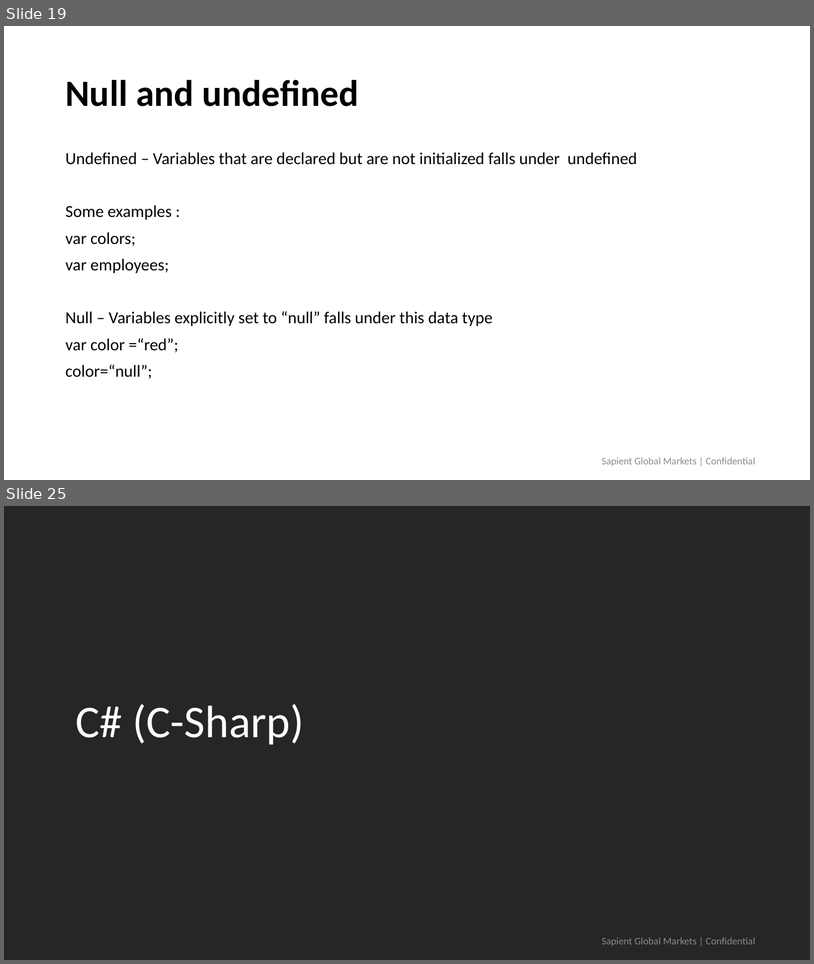
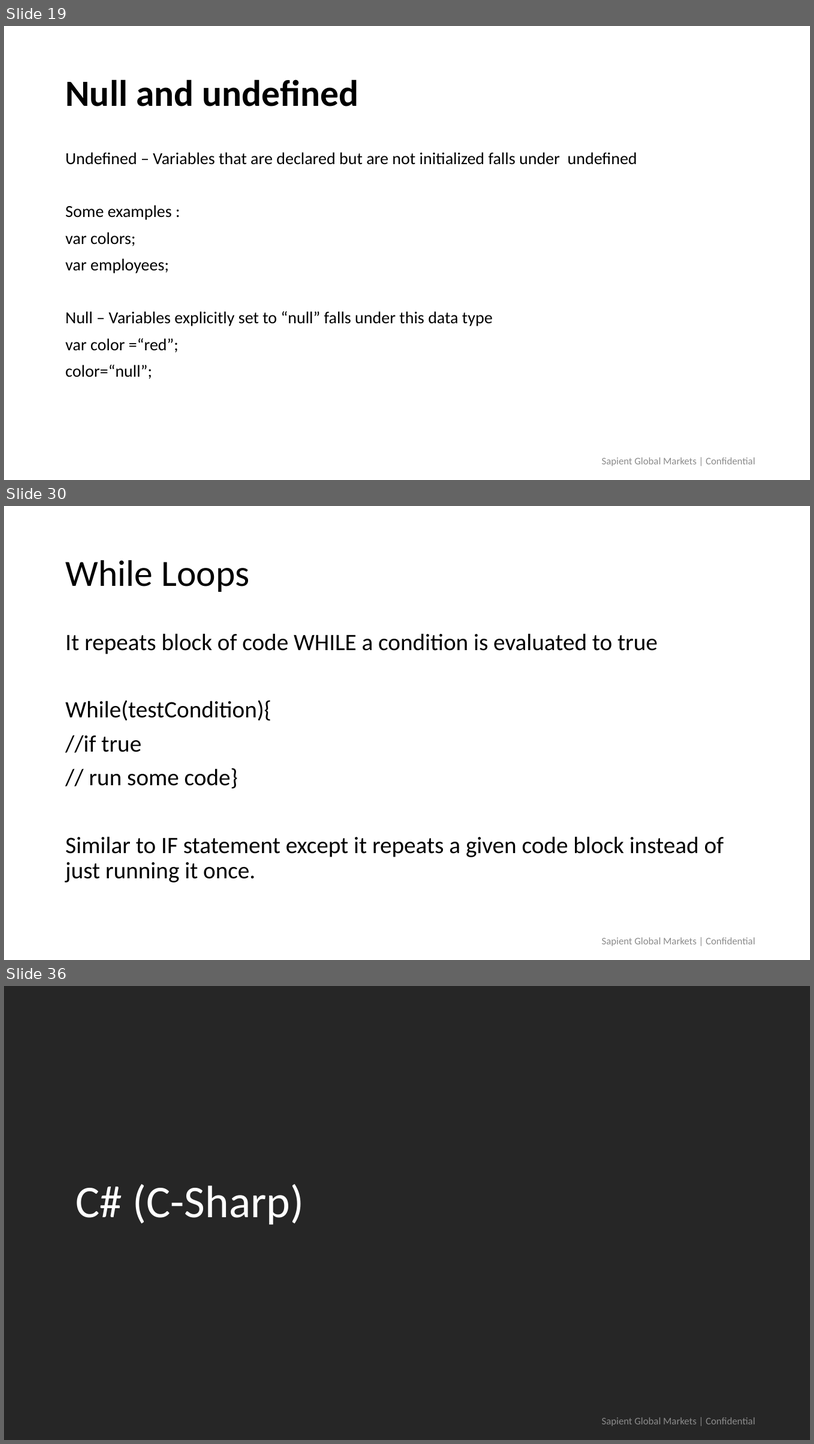
Before and after one commit to himanshu323/demoWebDev, a slide deck: Javascript.pptx. Shown one above the other, each under a label of ours: slides 19 and 25 before the commit, slides 19, 30 and 36 after it; the slides between them are not shown. The pictures are 814x964 and 814x1444 pixels, drawn with LibreOffice and Linux fonts; fonts in the diff are those of the drawing; background and template pictures are left out. Boxes give left, top, right and bottom in pixels: in the first picture for what was removed or moved away, otherwise in the second. Text is boxed around its words. In the diff, an @@ line names an element or a change of style, - is before the commit and + after.

Commit message:
test

```diff
--- a/Javascript.pptx
+++ b/Javascript.pptx
@@ slide 30 added at [4, 506, 810, 960], background #FFFFFF @@
@@ title added at [65, 560, 249, 592], 44 pt, text #000000 @@
+While Loops
@@ text added at [65, 633, 725, 882], 28 pt, text #000000 @@
+It repeats block of code WHILE a condition is evaluated to true
+While(testCondition){
+//if true
+// run some code}
+Similar to IF statement except it repeats a given code block instead of just running it once.
@@ text added at [602, 937, 755, 946], 12 pt, text #8C8C8C @@
+Sapient Global Markets | Confidential
@@ what was slide 25 is now slide 36 @@
```
Also in this commit, not shown: 7 slides changed, 12 other slides added, 2 slides removed, 21 other files.
